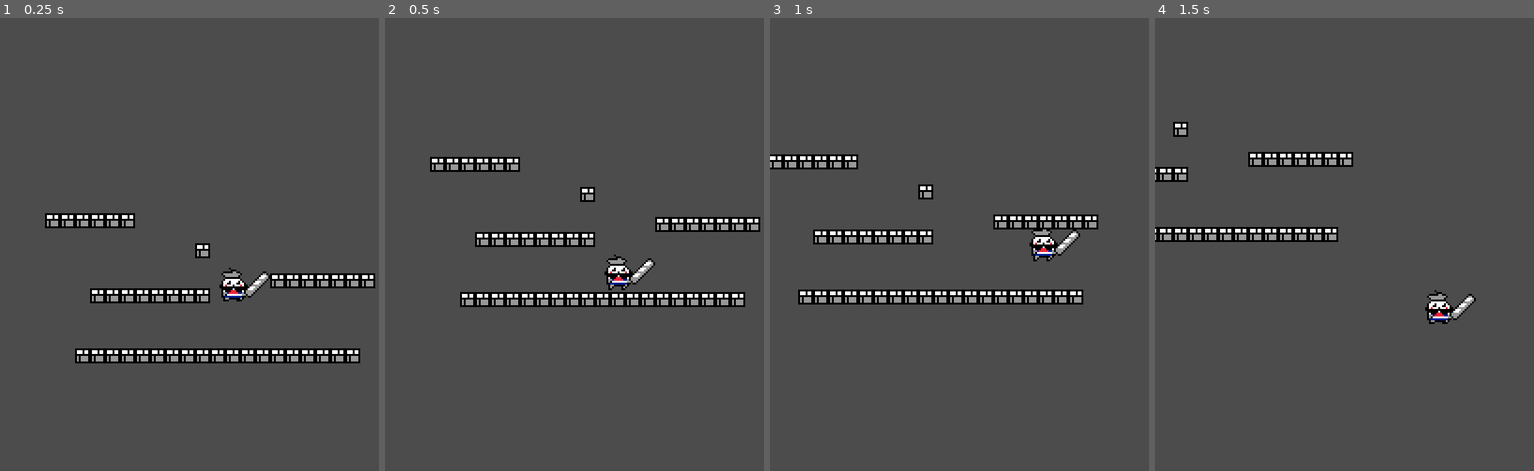
Above: before the commit, frames 1-4 (left to right).
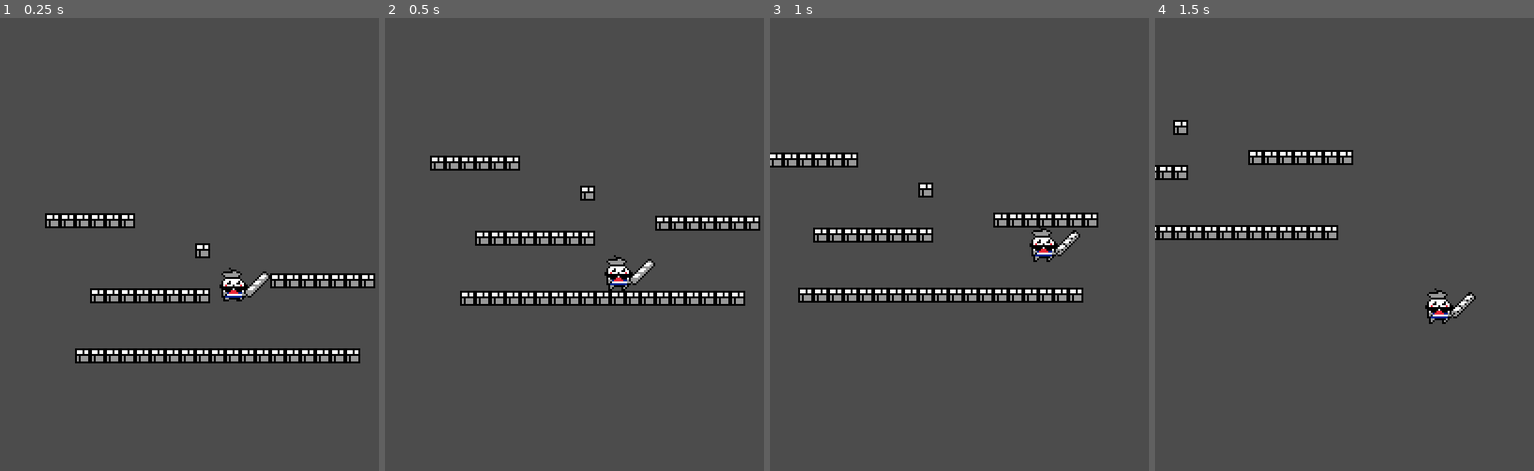
Above: after the commit, the same moments.

Repository: veevoy/Revolution
Game: Godot game, scene res://World.tscn
The game is run twice, just before and just after one commit, with the same random seed, the same clock (stepped at 60 frames per second) and the same inputs.
Inputs:
- Up to frame 1 (0.25 s): no input
- Up to frame 2 (0.5 s): no input
- Up to frame 3 (1 s): hold Right (ui_right) from 0.53 s (still down); hold Space (attack) from 0.53 s (still down); tap Up (ui_up) at 0.77 s; tap E (test, bound only after the commit) at 0.8 s
- Up to frame 4 (1.5 s): keep holding Right (ui_right); release Space (attack) at 1.28 s; tap E (test, bound only after the commit) at 1.35 s

Frame 1 is identical in both runs. In frame 2, 2.2% of the frame differs, in the area x 11-100%, y 30-64%; in frame 3, 3.2%, in the area x 0-87%, y 29-64%; in frame 4, 2.1%.

Commit message:
Added sesame projectile

Diff:
--- a/Player.gd
+++ b/Player.gd
@@ -15,10 +15,13 @@
 onready var my_collision = $CollisionShape2D
 onready var coy_timer = $CoyoteTimer
 onready var pre_timer = $PreemptiveTimer
+onready var sesame_spawn = $SesameSpawn
 
 onready var baguette = $Baguette
 onready var baguette_collision = $Baguette/CollisionShape2D
 onready var baguette_timer = $Baguette/AttackTimer
+
+const Sesame = preload("Projectile.tscn")
 
 enum Weapon {
 	TRADITION,
@@ -26,6 +29,12 @@
 	FRENCH
 }
 
+enum Side {
+	LEFT,
+	RIGHT
+}
+
+var side = Side.RIGHT
 var weapon = Weapon.TRADITION
 var attacking = false
 
@@ -55,13 +64,9 @@
 		velocity.x = move_toward(velocity.x, input_vector.x * MAX_SPEED, ACCELERATION * delta)
 
 		if input_vector.x > 0:
-			my_sprite.scale.x = 1
-			baguette.position.x = 10
-			my_collision.position.x = -2.5
+			turn_right()
 		elif input_vector.x < 0:
-			my_sprite.scale.x = -1
-			baguette.position.x = -10
-			my_collision.position.x = 2.5
+			turn_left()
 
 	else:
 		velocity.x = move_toward(velocity.x, 0, FRICTION * delta)
@@ -78,14 +83,42 @@
 		Weapon.FRENCH:
 			my_sprite.play("French"+name)
 
+func turn_right():
+	my_sprite.scale.x = 1
+	baguette.position.x = 10.5
+	my_collision.position.x = -2.5
+	sesame_spawn.position.x = 14
+	side = Side.RIGHT
+
+func turn_left():
+	my_sprite.scale.x = -1
+	baguette.position.x = -10.5
+	my_collision.position.x = 2.5
+	sesame_spawn.position.x = -14
+	side = Side.LEFT
+
 func _unhandled_input(event):
 	if event.is_action_pressed("attack"):
-		attacking = true
 		set_animation("Attack")
 		baguette_collision.disabled = false
+		if not attacking and weapon == Weapon.SESAME:
+			var sesame = Sesame.instance()
+			sesame.global_position = sesame_spawn.global_position
+			var dirv = Vector2.ZERO
+			if Input.is_action_pressed("ui_down"):
+				dirv = Vector2(1,-1) if side == Side.RIGHT else Vector2(-1, -1)
+			else:
+				dirv = Vector2(0.25,-1) if side == Side.RIGHT else Vector2(-0.25, -1)
+			sesame.velocity = dirv.normalized() * 400
+			get_parent().add_child(sesame)
+		attacking = true
+	if event.is_action_pressed("test"):
+		weapon = Weapon.SESAME
+		set_animation("Idle")
 
 
 func _on_AnimatedSprite_animation_finished():
 	if attacking:
 		set_animation("Idle")
 		baguette_collision.disabled = true
+		attacking = false
--- a/Player.tscn
+++ b/Player.tscn
@@ -321,19 +321,20 @@
 extents = Vector2( 5.5, 5.5 )
 
 [sub_resource type="RectangleShape2D" id=3]
-extents = Vector2( 6.5, 6 )
+extents = Vector2( 7.5, 6 )
 
 [node name="Player" type="KinematicBody2D"]
+collision_layer = 3
 script = ExtResource( 2 )
 
 [node name="AnimatedSprite" type="AnimatedSprite" parent="."]
 frames = SubResource( 1 )
 animation = "TraditionIdle"
-frame = 4
+frame = 1
 playing = true
 
 [node name="CollisionShape2D" type="CollisionShape2D" parent="."]
-position = Vector2( -2.5, 4.5 )
+position = Vector2( -3.5, 3.5 )
 shape = SubResource( 2 )
 
 [node name="CoyoteTimer" type="Timer" parent="."]
@@ -345,13 +346,15 @@
 one_shot = true
 
 [node name="Baguette" type="Area2D" parent="."]
-position = Vector2( 10, 0 )
+position = Vector2( 10.5, 1 )
 collision_layer = 0
 collision_mask = 4
 
 [node name="CollisionShape2D" type="CollisionShape2D" parent="Baguette"]
-position = Vector2( 0.5, 0 )
 shape = SubResource( 3 )
 disabled = true
 
+[node name="SesameSpawn" type="Position2D" parent="."]
+position = Vector2( 14, -5 )
+
 [connection signal="animation_finished" from="AnimatedSprite" to="." method="_on_AnimatedSprite_animation_finished"]
--- /dev/null
+++ b/Projectile.gd
@@ -0,0 +1,31 @@
+extends Area2D
+
+
+# Declare member variables here. Examples:
+# var a = 2
+# var b = "text"
+
+const GRAVITY = 15
+const FRICTION = 10
+
+var velocity = Vector2.ZERO
+
+# Called when the node enters the scene tree for the first time.
+func _ready():
+	pass # Replace with function body.
+
+# Called every frame. 'delta' is the elapsed time since the previous frame.
+func _physics_process(delta):
+	velocity.y += GRAVITY
+	velocity.x = move_toward(velocity.x, 0, FRICTION * delta)
+	global_position = global_position + velocity*delta
+
+
+func _on_Projectile_area_entered(area):
+	queue_free()
+
+func _on_Projectile_body_entered(body):
+	queue_free()
+
+func _on_VisibilityNotifier2D_screen_exited():
+	queue_free()
--- /dev/null
+++ b/Projectile.tscn
@@ -0,0 +1,40 @@
+[gd_scene load_steps=7 format=2]
+
+[ext_resource path="res://Projectile.gd" type="Script" id=1]
+[ext_resource path="res://Sprites/Items/Sesame.png" type="Texture" id=2]
+
+[sub_resource type="AtlasTexture" id=1]
+atlas = ExtResource( 2 )
+region = Rect2( 0, 0, 2, 2 )
+
+[sub_resource type="AtlasTexture" id=2]
+atlas = ExtResource( 2 )
+region = Rect2( 2, 0, 2, 2 )
+
+[sub_resource type="SpriteFrames" id=3]
+animations = [ {
+"frames": [ SubResource( 1 ), SubResource( 2 ) ],
+"loop": true,
+"name": "default",
+"speed": 10.0
+} ]
+
+[sub_resource type="RectangleShape2D" id=4]
+extents = Vector2( 1, 1 )
+
+[node name="Projectile" type="Area2D"]
+collision_mask = 4
+script = ExtResource( 1 )
+
+[node name="AnimatedSprite" type="AnimatedSprite" parent="."]
+frames = SubResource( 3 )
+playing = true
+
+[node name="CollisionShape2D" type="CollisionShape2D" parent="."]
+shape = SubResource( 4 )
+
+[node name="VisibilityNotifier2D" type="VisibilityNotifier2D" parent="."]
+
+[connection signal="area_entered" from="." to="." method="_on_Projectile_area_entered"]
+[connection signal="body_entered" from="." to="." method="_on_Projectile_body_entered"]
+[connection signal="screen_exited" from="VisibilityNotifier2D" to="." method="_on_VisibilityNotifier2D_screen_exited"]
--- a/project.godot
+++ b/project.godot
@@ -59,6 +59,11 @@
 "events": [ Object(InputEventKey,"resource_local_to_scene":false,"resource_name":"","device":0,"alt":false,"shift":false,"control":false,"meta":false,"command":false,"pressed":false,"scancode":32,"physical_scancode":0,"unicode":0,"echo":false,"script":null)
  ]
 }
+test={
+"deadzone": 0.5,
+"events": [ Object(InputEventKey,"resource_local_to_scene":false,"resource_name":"","device":0,"alt":false,"shift":false,"control":false,"meta":false,"command":false,"pressed":false,"scancode":69,"physical_scancode":0,"unicode":0,"echo":false,"script":null)
+ ]
+}
 
 [layer_names]
 
Binary file added: Sprites/Items/Sesame.png
Not shown, added: Sprites/Items/Sesame.png.import
Not shown, added: Sprites/MainCharacter/WithSingleDynamite/Idle/MainChar_WithSingleDynamite_Idle-Sheet1.png.import
Not shown, added: Sprites/MainCharacter/WithSingleDynamite/Idle/MainChar_WithSingleDynamite_Idle-Sheet2.png.import
Not shown, added: Sprites/MainCharacter/WithSingleDynamite/Idle/MainChar_WithSingleDynamite_Idle-Sheet3.png.import
Not shown, added: Sprites/MainCharacter/WithSingleDynamite/Idle/MainChar_WithSingleDynamite_Idle-Sheet4.png.import
Not shown, added: Sprites/MainCharacter/WithSingleDynamite/Idle/MainChar_WithSingleDynamite_Idle-Sheet5.png.import
Not shown, added: Sprites/MainCharacter/WithSingleDynamite/Idle/MainChar_WithSingleDynamite_Idle-Sheet6.png.import
Not shown, added: Sprites/MainCharacter/WithSingleDynamite/Idle/MainChar_WithSingleDynamite_Idle-Sheet7.png.import
Not shown, added: Sprites/MainCharacter/WithSingleDynamite/Idle/MainChar_WithSingleDynamite_Idle-Sheet8.png.import
Not shown, added: Sprites/MainCharacter/WithSingleDynamite/Idle/MainChar_WithSingleDynamite_Idle-Sheet9.png.import
